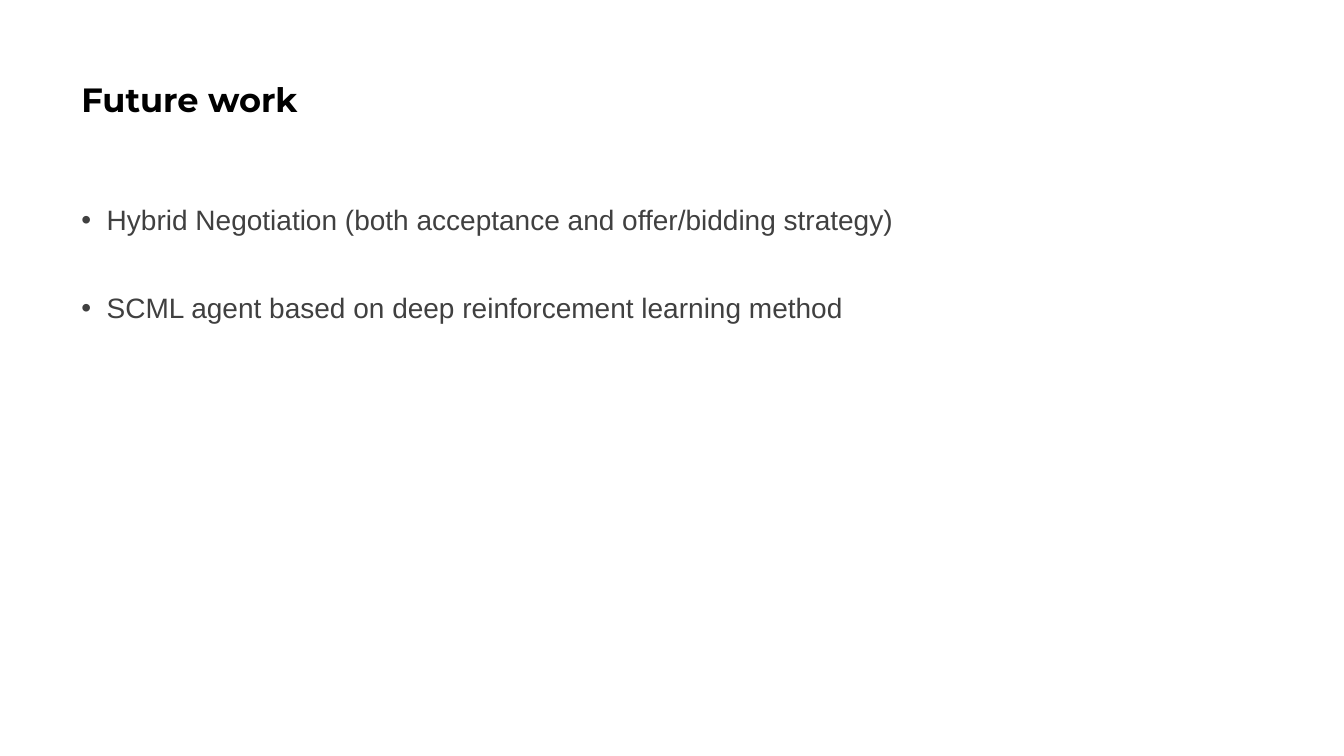
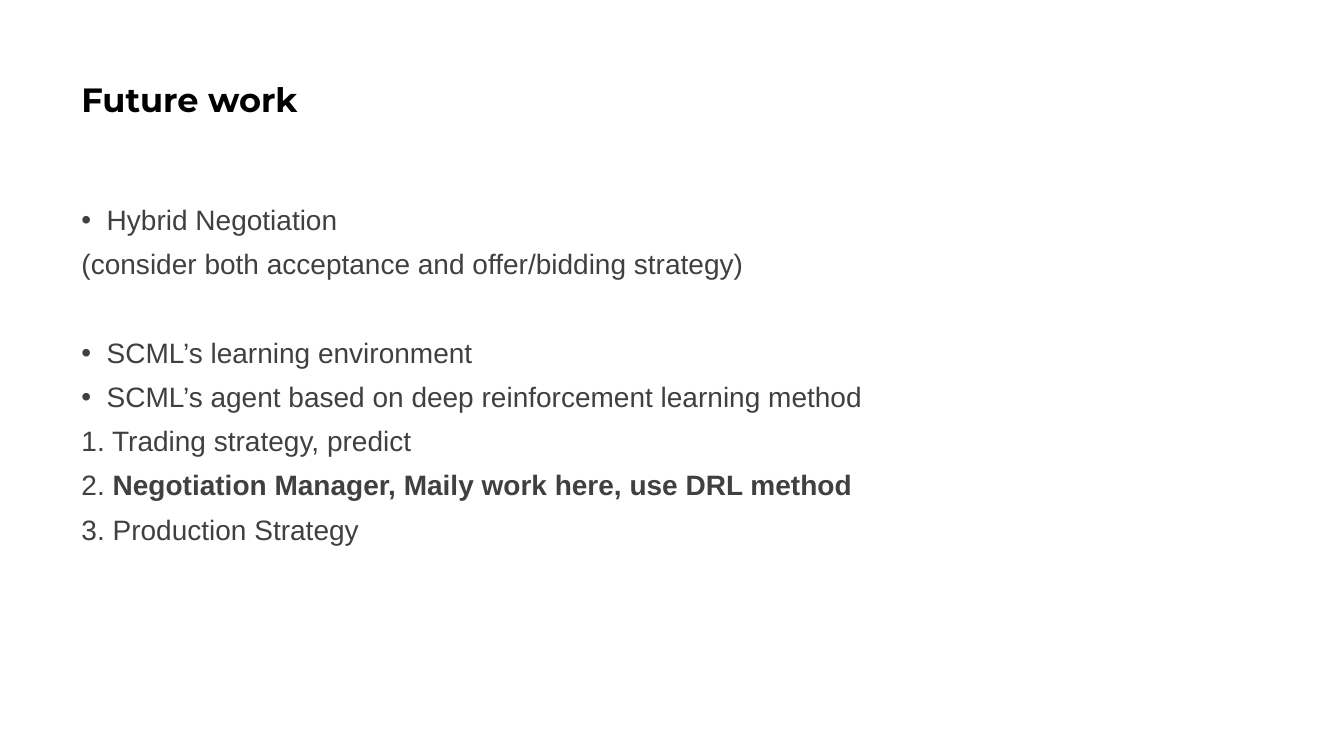
Before and after one commit to YueNing/summary_thesis, a slide deck: slide 10 of summary-2020-10a11/report.pptx. Drawn at 1344x756 pixels with LibreOffice and Linux fonts; fonts in the diff are those of the drawing; background and template pictures are left out. Boxes give left, top, right and bottom in pixels: in the first picture for what was removed or moved away, otherwise in the second. Text is boxed around its words. In the diff, an @@ line names an element or a change of style, - is before the commit and + after.

```diff
--- a/summary-2020-10a11/report.pptx
+++ b/summary-2020-10a11/report.pptx
@@ text at (81, 209, 861, 545): text changed @@
-• Hybrid Negotiation (both acceptance and offer/bidding strategy)
-• SCML agent based on deep reinforcement learning method
+• Hybrid Negotiation
+(consider both acceptance and offer/bidding strategy)
+• SCML’s learning environment
+• SCML’s agent based on deep reinforcement learning method
+1. Trading strategy, predict
+2. Negotiation Manager, Maily work here, use DRL method
+3. Production Strategy
```
Also in this commit, not shown: 7 other slides changed, 2 slides added, 2 slides removed, 6 other files.
